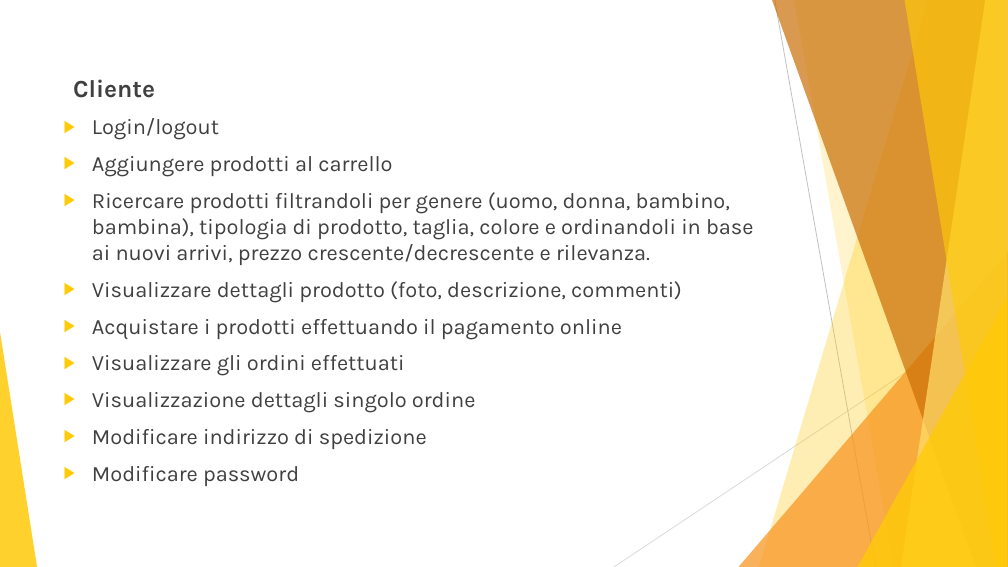
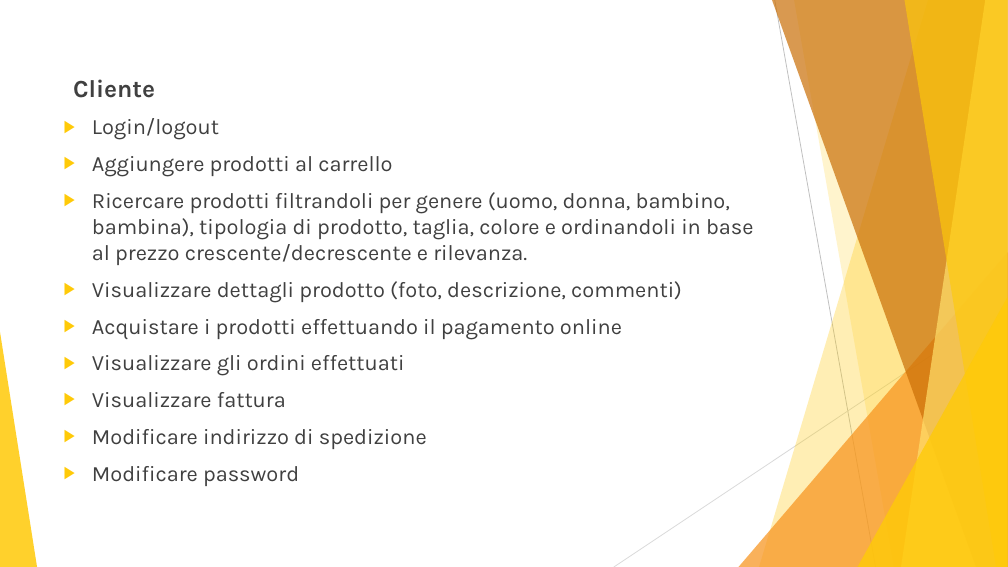
Before and after one commit to aymen94/visionario, a slide deck: slide 3 of documentation/it/Presentazione.pptx. Drawn at 1008x567 pixels with LibreOffice and Linux fonts; fonts in the diff are those of the drawing. Boxes give left, top, right and bottom in pixels: in the first picture for what was removed or moved away, otherwise in the second. Text is boxed around its words. In the diff, an @@ line names an element or a change of style, - is before the commit and + after.

```diff
--- a/documentation/it/Presentazione.pptx
+++ b/documentation/it/Presentazione.pptx
@@ text at (92,192,754,265): text changed @@
-▶ Ricercare prodotti filtrandoli per genere (uomo, donna, bambino, bambina), tipologia di prodotto, taglia, colore e ordinandoli in base ai nuovi arrivi, prezzo crescente/decrescente e rilevanza.
+▶ Ricercare prodotti filtrandoli per genere (uomo, donna, bambino, bambina), tipologia di prodotto, taglia, colore e ordinandoli in base al prezzo crescente/decrescente e rilevanza.
@@ text at (92,392,286,408): text changed @@
-▶ Visualizzazione dettagli singolo ordine
+▶ Visualizzare fattura
```
Also in this commit, not shown: 4 other slides changed.
